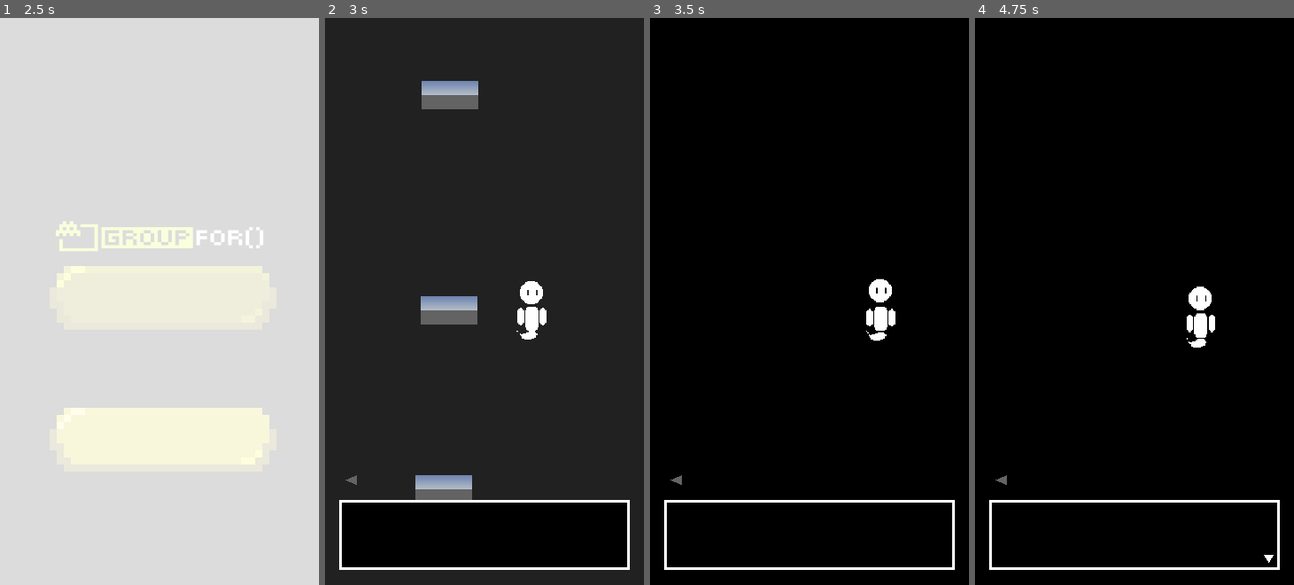
Above: before the commit, frames 1-4 (left to right).
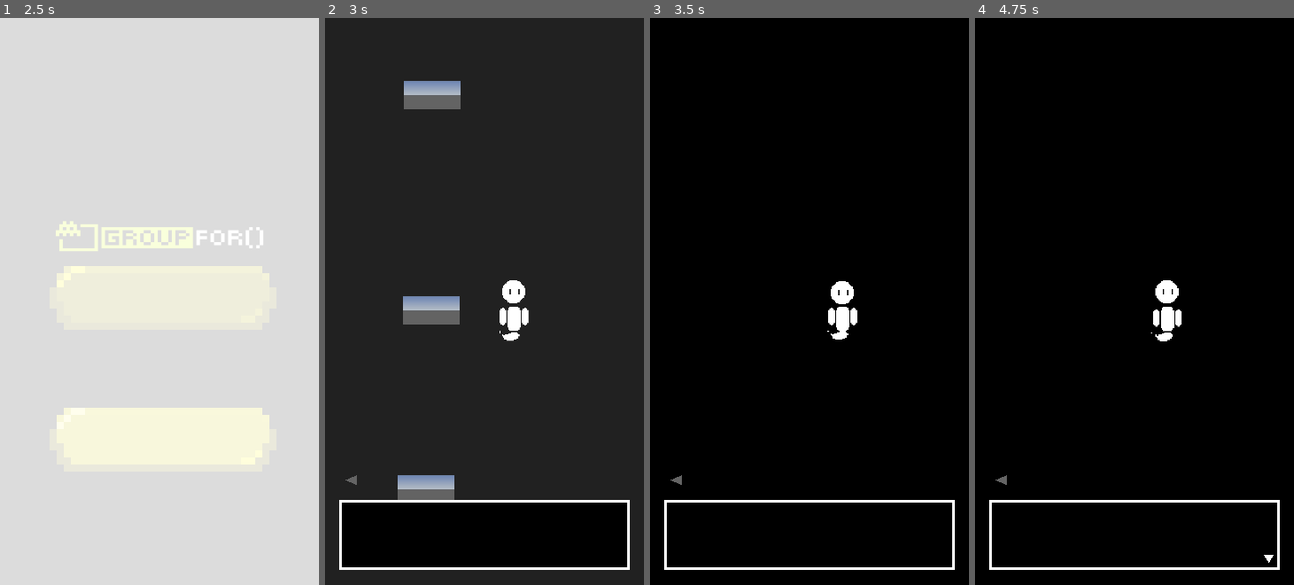
Above: after the commit, the same moments.

Repository: 2023M1T8-Inteli/grupo4
Game: Godot game, scene res://Scenes/Title Screen.tscn
Two runs of this game, one before a commit and one after it. Both use one fixed random seed, a clock stepped at 60 frames per second and the inputs below. A sky picture missing from this copy of the repository is replaced by a grey-blue gradient.
Inputs (mouse positions are in pixels of both pictures, inside the frame that each line leads up to):
- Up to frame 1 (2.5 s): click "CONTROLES" at 0.5 s; click (35, 52) at 1.25 s; click "JOGAR" at 2 s
- Up to frame 2 (3 s): tap Enter (start) at 2.75 s; hold D (move_right) from 2.78 s (still down); hold Enter (start) from 2.78 s (still down)
- Up to frame 3 (3.5 s): keep holding D (move_right); keep holding Enter (start)
- Up to frame 4 (4.75 s): release D (move_right) at 3.53 s; release Enter (start) at 3.53 s; hold S (move_down) 3.53-4.28 s; tap Space (interact) at 3.6 s; tap Enter (start) at 3.8 s; hold D (move_right) from 4.28 s (still down); hold Enter (start) from 4.28 s (still down)

Frame 1 is identical in both runs. In frame 2, 2.6% of the frame differs, in the area x 22-70%, y 11-85%; in frame 3, 1.2%; in frame 4, 1.2%.

Commit message:
VER 0.1.13.1
Recomentar scene_transition.gd (tava mto poluido)
Mudar animation smoothing do player (agr ta mais rapido)
Atualizar versao para 0.1.3.1

Diff:
--- a/src/godot-game/Scenes/Cidade.tscn
+++ b/src/godot-game/Scenes/Cidade.tscn
@@ -5,8 +5,9 @@
 [ext_resource path="res://Scripts/Cidade.gd" type="Script" id=3]
 [ext_resource path="res://Sprites/trees_and_bushes_pack/trees-and-bushes.png" type="Texture" id=4]
 [ext_resource path="res://Sprites/Buildings/isometric_office_5.svg" type="Texture" id=5]
-[ext_resource path="res://Scenes/CanvasLayer.tscn" type="PackedScene" id=6]
+[ext_resource path="res://Scenes/GUI.tscn" type="PackedScene" id=6]
 [ext_resource path="res://Scenes/WireTask.tscn" type="PackedScene" id=7]
+
 
 [sub_resource type="TileSet" id=1]
 0/name = "tilemap_packed.png 0"
--- a/src/godot-game/Scenes/CanvasLayer.tscn
+++ b/src/godot-game/Scenes/GUI.tscn
@@ -1,24 +1,24 @@
 [gd_scene load_steps=9 format=2]
 
-[ext_resource path="res://Sprites/Interface/pasue.png" type="Texture" id=1]
-[ext_resource path="res://Sprites/Interface/joystick.png" type="Texture" id=2]
-[ext_resource path="res://Sprites/Interface/botao-export.png" type="Texture" id=3]
-[ext_resource path="res://Sprites/Interface/botao-hover.png" type="Texture" id=4]
-[ext_resource path="res://Fonte/DTM-Sans.ttf" type="DynamicFontData" id=5]
-[ext_resource path="res://Scripts/CanvasLayer.gd" type="Script" id=6]
+[ext_resource path="res://Scripts/CanvasLayer.gd" type="Script" id=1]
+[ext_resource path="res://Fonte/DTM-Sans.ttf" type="DynamicFontData" id=2]
+[ext_resource path="res://Sprites/Interface/pasue.png" type="Texture" id=3]
+[ext_resource path="res://Sprites/Interface/joystick.png" type="Texture" id=4]
+[ext_resource path="res://Sprites/Interface/botao-hover.png" type="Texture" id=5]
+[ext_resource path="res://Sprites/Interface/botao-export.png" type="Texture" id=6]
 
 [sub_resource type="DynamicFont" id=1]
 size = 26
 outline_size = 2
-font_data = ExtResource( 5 )
+font_data = ExtResource( 2 )
 
 [sub_resource type="DynamicFont" id=2]
 size = 26
 outline_size = 2
-font_data = ExtResource( 5 )
+font_data = ExtResource( 2 )
 
 [node name="GUI" type="CanvasLayer"]
-script = ExtResource( 6 )
+script = ExtResource( 1 )
 
 [node name="GUI" type="Control" parent="."]
 margin_left = 171.0
--- a/src/godot-game/Scenes/Player.tscn
+++ b/src/godot-game/Scenes/Player.tscn
@@ -72,14 +72,14 @@
 position = Vector2( 0, -2.38095 )
 scale = Vector2( -0.298, 0.298 )
 frames = SubResource( 3 )
-frame = 4
+frame = 2
 playing = true
 
 [node name="Ghost" type="AnimatedSprite" parent="Fantasma"]
 position = Vector2( 0, -2.38095 )
 scale = Vector2( 0.297619, 0.297619 )
 frames = SubResource( 2 )
-frame = 1
+frame = 4
 playing = true
 
 [node name="Ze" type="Node2D" parent="."]
@@ -94,11 +94,13 @@
 
 [node name="ZeIdle" type="AnimatedSprite" parent="Ze"]
 frames = SubResource( 13 )
+frame = 1
 playing = true
 
 [node name="Camera2D" type="Camera2D" parent="."]
 current = true
 smoothing_enabled = true
+smoothing_speed = 10.0
 
 [node name="JoystickButtons" type="CanvasLayer" parent="."]
 
--- a/src/godot-game/Scenes/Title Screen.tscn
+++ b/src/godot-game/Scenes/Title Screen.tscn
@@ -101,14 +101,15 @@
 text = " CONTROLES"
 
 [node name="GameVersion" type="RichTextLabel" parent="."]
-margin_left = 300.0
+margin_left = 292.0
 margin_top = 616.0
-margin_right = 394.0
+margin_right = 386.0
 margin_bottom = 656.0
 mouse_filter = 2
 custom_colors/default_color = Color( 1, 1, 1, 1 )
 custom_fonts/normal_font = SubResource( 3 )
-text = " VER 0.1.3"
+text = " VER 0.1.3.1
+"
 
 [connection signal="pressed" from="StartButton" to="." method="_on_StartButton_pressed"]
 [connection signal="pressed" from="QuitButton" to="." method="_on_QuitButton_pressed"]
--- a/src/godot-game/Scripts/scene_transition.gd
+++ b/src/godot-game/Scripts/scene_transition.gd
@@ -1,37 +1,16 @@
-# Este script é uma extensão do CanvasLayer, que é um nó que representa uma camada de canvas,
-# responsável por desenhar elementos em um espaço 2D.
-
 extends CanvasLayer
 
-# A variável warnFix é inicializada com None, indicando que ainda não possui um valor atribuído.
-
-var warnFix = null
-
-# A função change_scene recebe uma string como parâmetro, que representa o nome da cena que
-# deseja-se transicionar. A função retorna None.
-
+# Função que recebe uma string (caminho da cena a ser trocada) e não retorna nada
 func change_scene(target: String) -> void:
-
-	# A função play do nó AnimationPlayer é chamada, com o parâmetro 'dissolve', que
-	# representa a animação de transição entre as cenas.
-
+	# Acessa o nó AnimationPlayer e executa a animação 'dissolve'
 	$AnimationPlayer.play('dissolve')
-
-	# O código é pausado até que a animação atual seja finalizada.
-
+	# Pausa a execução da função até que a animação seja finalizada
 	yield($AnimationPlayer, 'animation_finished')
 
-	# A função get_tree() é chamada, que retorna o nó SceneTree, responsável pela gerência
-	# da cena atual e das transições entre cenas. A função change_scene é chamada, passando
-	# como parâmetro a string recebida na função change_scene.
+	# Tenta mudar para a cena especificada, caso ocorra um erro, imprime mensagem
+	if get_tree().change_scene(target) != OK:
+		print ("An unexpected error occured when trying to switch to the scene")
 
-	warnFix = get_tree().change_scene(target);
-
-	# A função play_backwards do nó AnimationPlayer é chamada, com o parâmetro 'dissolve', que
-	# representa a animação inversa da transição entre as cenas.
-
+	# Executa a animação 'dissolve' no sentido contrário, "desfazendo" a animação anterior
 	$AnimationPlayer.play_backwards('dissolve')
-
-	# A palavra-chave 'pass' é utilizada para finalizar a função.
-
 	pass
Not shown: 3 places in src/godot-game/Scenes/GUI.tscn that only renumber resources
